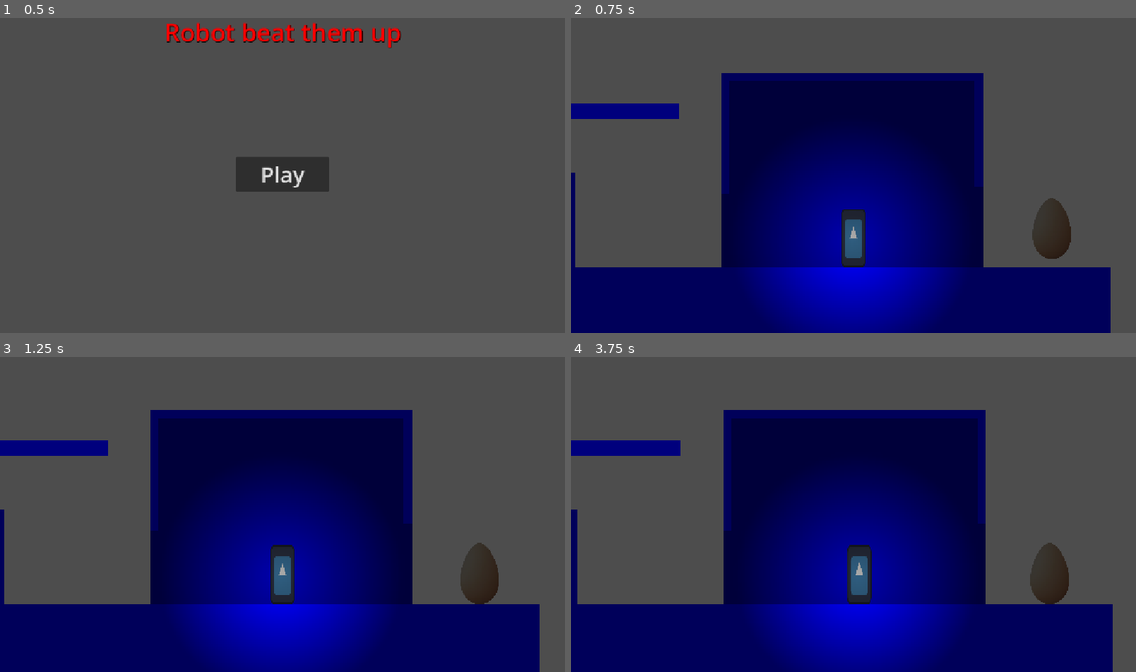
Above: before the commit, frames 1-4 (two rows, left to right).
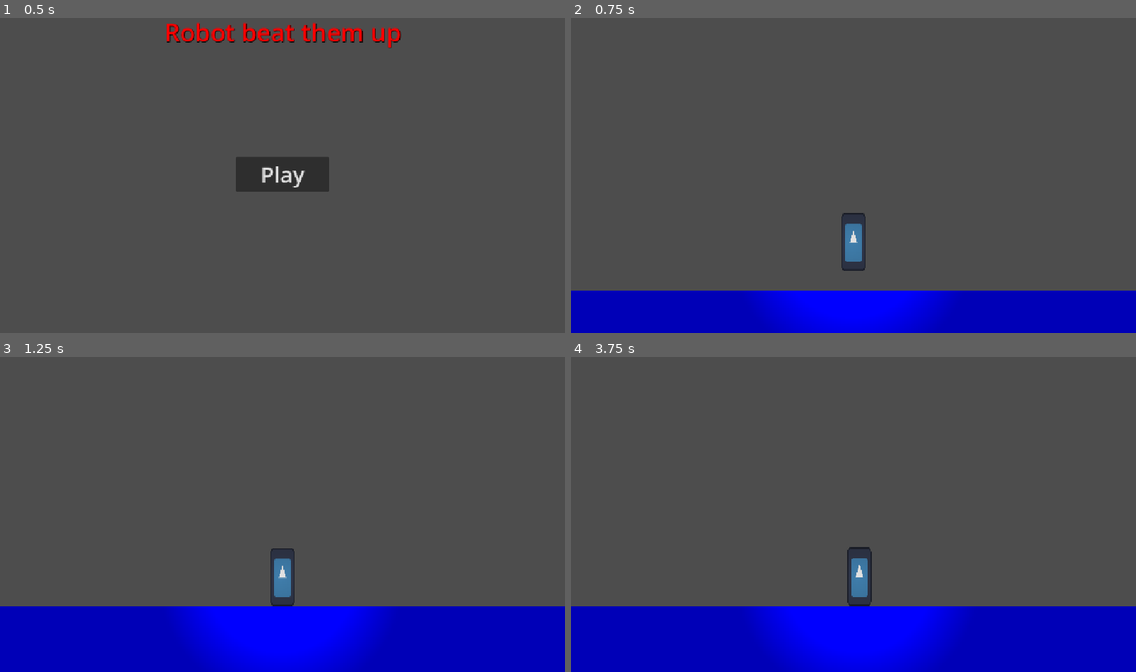
Above: after the commit, the same moments.

Repository: Triopking/Beat-Them-Up
Game: Godot game, scene res://Scenes/menu.tscn
Two runs of this game, one before a commit and one after it. Both use one fixed random seed, a clock stepped at 60 frames per second and the inputs below. The engine's default icon, where the game draws it, is replaced by a stand-in: a white triangle on a blue panel in a dark square.
Inputs:
- Up to frame 1 (0.5 s): no input
- Up to frame 2 (0.75 s): click "Play" at 0.5 s
- Up to frame 3 (1.25 s): no input
- Up to frame 4 (3.75 s): hold Shift (Sprint) 1.28-2.03 s; hold D (Right) 1.28-2.78 s; tap Space (Jump) at 1.52, 2.27 s; tap Shift (Sprint) at 2.1, 3.6 s; hold Left (Left) 2.78-3.53 s; hold Shift (Sprint) 2.78-3.53 s; hold D (Right) from 3.53 s (still down)

Frame 1 is identical in both runs. In frame 2, 51% of the frame differs, in the area x 0-100%, y 17-100%; in frame 3, 52%; in frame 4, 52%, in the area x 0-100%, y 16-100%.

Commit message:
Update menu.gd

Diff:
--- a/mechanic-gaunlet/Scripts/menu.gd
+++ b/mechanic-gaunlet/Scripts/menu.gd
@@ -12,4 +12,4 @@
 
 
 func _on_play_pressed() -> void:
-	get_tree().change_scene_to_file("res://Scenes/test_level.tscn")
+	get_tree().change_scene_to_file("res://first_level.tscn")
